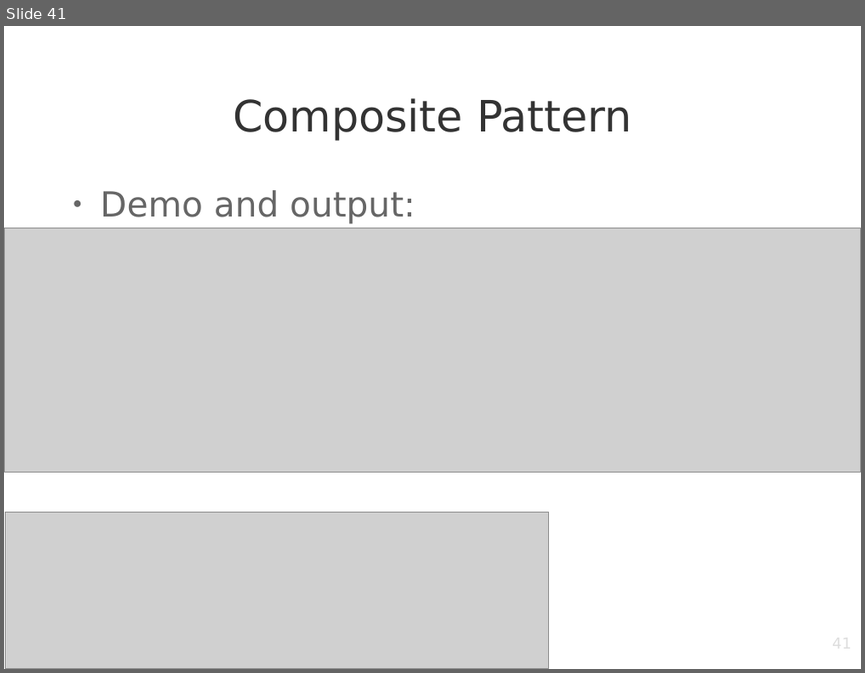
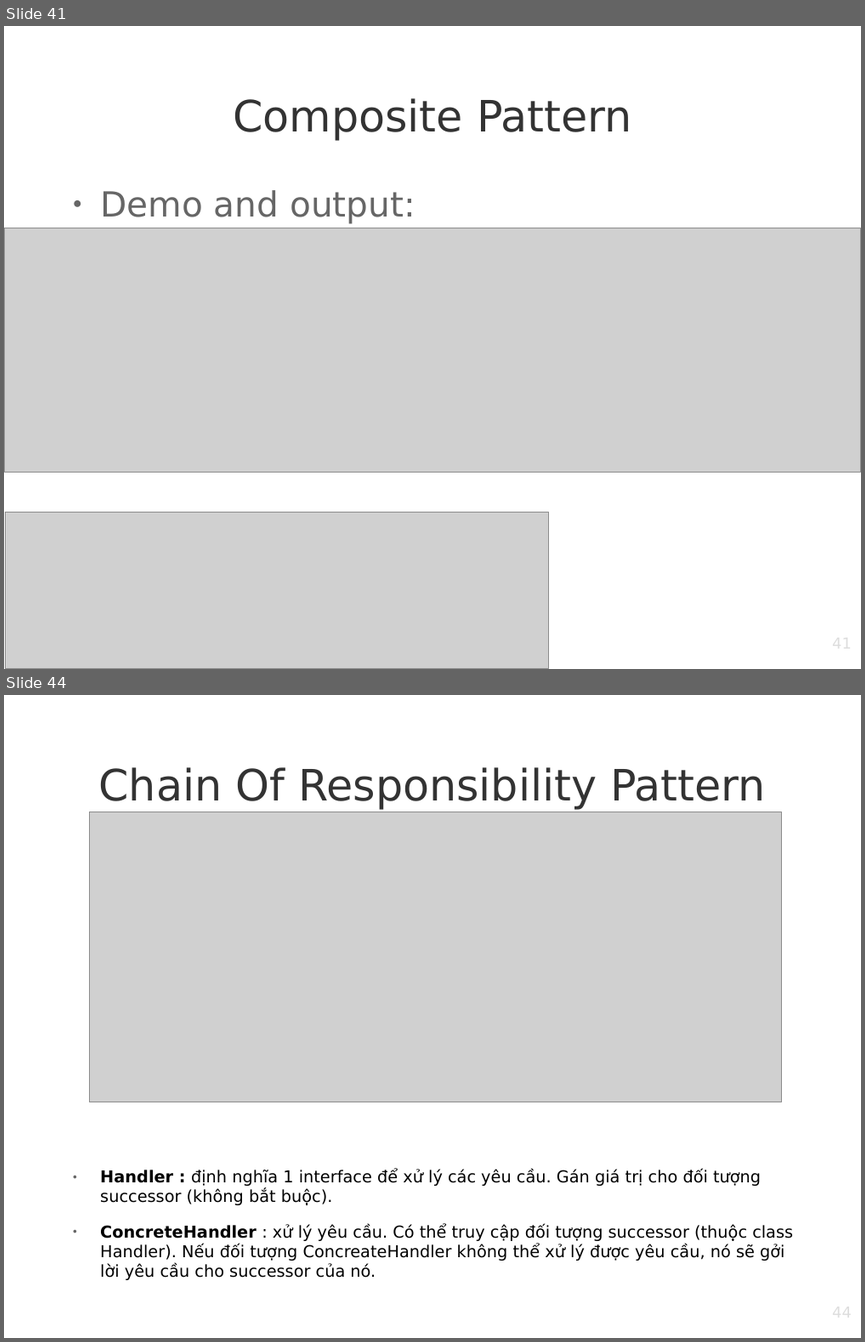
Before and after one commit to hatrunguet98/application-demo-java, a slide deck: DesignPattern.odp. Shown one above the other, each under a label of ours: slide 41 before the commit, slides 41 and 44 after it; the slides between them are not shown. The pictures are 865x673 and 865x1342 pixels, drawn with LibreOffice and Linux fonts; fonts in the diff are those of the drawing; grey boxes stand for pictures; background and template pictures are left out. Boxes give left, top, right and bottom in pixels: in the first picture for what was removed or moved away, otherwise in the second. Text is boxed around its words. In the diff, an @@ line names an element or a change of style, - is before the commit and + after.

```diff
--- a/DesignPattern.odp
+++ b/DesignPattern.odp
@@ slide 44 added at (x1=4, y1=695, x2=861, y2=1338), background picture (left out) @@
@@ title added at (x1=99, y1=767, x2=765, y2=810), 40 pt, text #333333 @@
+Chain Of Responsibility Pattern
@@ picture added at (x1=90, y1=811, x2=782, y2=1102) @@
@@ text added at (x1=100, y1=1169, x2=793, y2=1280), 15.2 pt, text #000000 @@
+● Handler : định nghĩa 1 interface để xử lý các yêu cầu. Gán giá trị cho đối tượng successor (không bắt buộc).
+● ConcreteHandler : xử lý yêu cầu. Có thể truy cập đối tượng successor (thuộc class Handler). Nếu đối tượng ConcreateHandler không thể xử lý được yêu cầu, nó sẽ gởi lời yêu cầu cho successor của nó.
@@ page number added at (x1=653, y1=1303, x2=852, y2=1338), 14 pt, text #DDDDDD @@
+44
```
Also in this commit, not shown: 2 slides changed, 6 other slides added, 17 other files.
